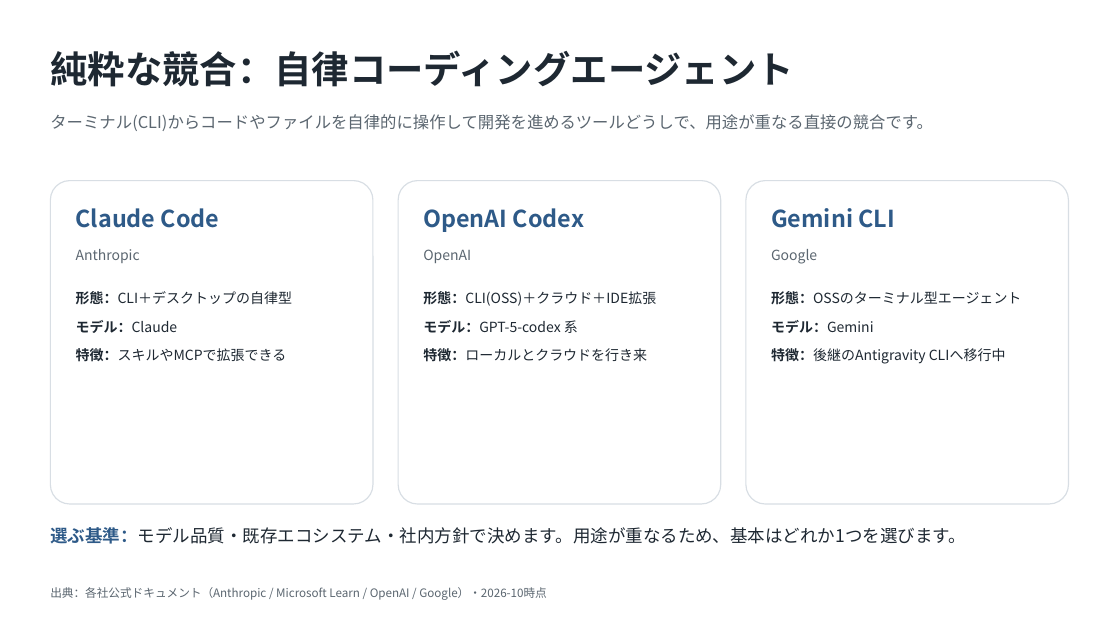
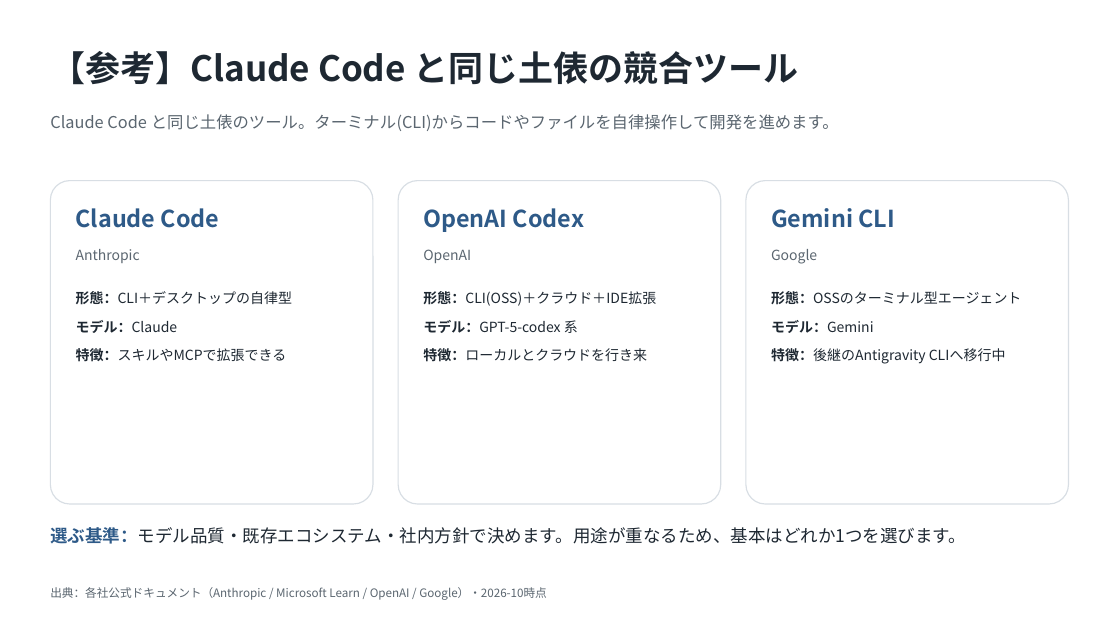
Before and after one commit to ctc-itkr/claude-hands-on, a slide deck: slide 5 of docs/03_参考資料/Copilot_Cowork_競合比較.pptx (slide 2 before the commit). Drawn at 1120x630 pixels with LibreOffice and Linux fonts; fonts in the diff are those of the drawing. Boxes give left, top, right and bottom in pixels: in the first picture for what was removed or moved away, otherwise in the second. Text is boxed around its words. In the diff, an @@ line names an element or a change of style, - is before the commit and + after.

```diff
--- a/docs/03_参考資料/Copilot_Cowork_競合比較.pptx
+++ b/docs/03_参考資料/Copilot_Cowork_競合比較.pptx
@@ text at (x1=50, y1=51, x2=799, y2=85): text changed; size 32 to 30 pt @@
-純粋な競合：自律コーディングエージェント
+【参考】Claude Code と同じ土俵の競合ツール
@@ text at (x1=50, y1=114, x2=839, y2=131): text changed @@
-ターミナル(CLI)からコードやファイルを自律的に操作して開発を進めるツールどうしで、用途が重なる直接の競合です。
+Claude Code と同じ土俵のツール。ターミナル(CLI)からコードやファイルを自律操作して開発を進めます。
```
Also in this commit, not shown: 3 other slides changed.
